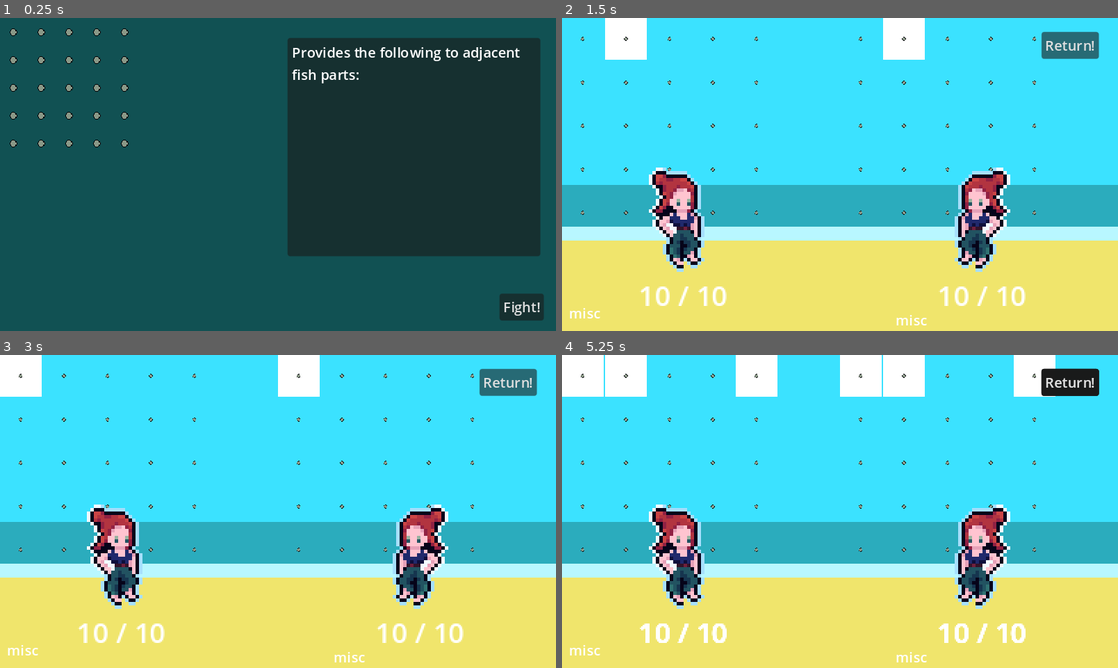
Above: before the commit, frames 1-4 (two rows, left to right).
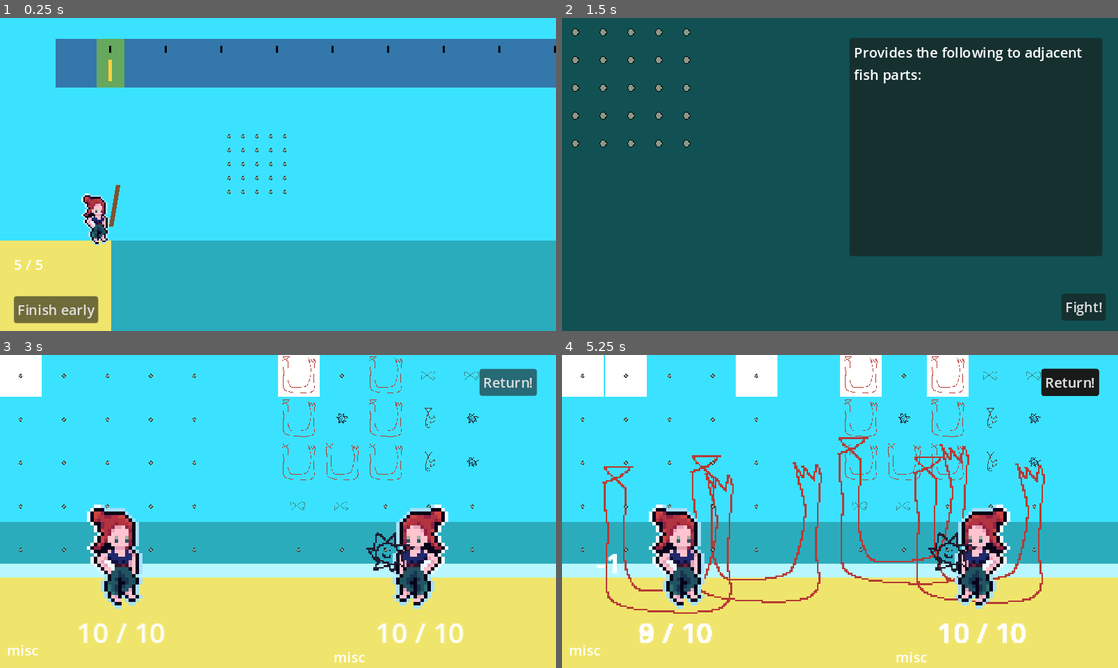
Above: after the commit, the same moments.

Repository: sandsq/fishfashionfight
Game: Godot game, scene res://fishing.tscn
Same seed, same stepped clock (60 frames per second), same inputs: the game is played once before the commit and once after it. Before the commit the project starts from res://inventory/inventory_container.tscn.
Inputs (mouse positions are in pixels of both pictures, inside the frame that each line leads up to):
- Up to frame 1 (0.25 s): no input
- Up to frame 2 (1.5 s): click (1084, 305) at 0.5 s, where only the run before the commit has a clickable "Fight!"; click (617, 309) at 1.25 s, where only the run after the commit has a clickable "Finish early"
- Up to frame 3 (3 s): click (505, 383) at 2 s, where only the run before the commit has a clickable "Return!"; click "Fight!" at 2.75 s
- Up to frame 4 (5.25 s): click "Fight!" at 3.5 s; tap Enter (ui_accept) at 4.25, 4.35, 4.52, 4.82 s; move the mouse to (962, 495) at 4.27 s; move the mouse to (728, 527) at 5.02 s; tap Space (attack) at 5.1 s

The runs differ from the first frame. In frame 1, 100% of the frame differs, in the area x 0-100%, y 0-100%; in frame 2, 100%; in frame 3, 0.9%; in frame 4, 7.4%.

Commit message:
Fix passing caught fish inventory to fashion inventory to battle inventory and fix enemy inventory not applying synergies. Specifically, in the current implementation, synergies are only activated when the inventory is displayed (doesn't have to actually visually appear, but each inventory slot has to be updated).

Diff:
--- a/character.gd
+++ b/character.gd
@@ -9,6 +9,7 @@
 @onready var character_stats = $CharacterStats
 @onready var weapon = $Weapon
 @onready var hp_label = $HPLabel
+@onready var damage_label = $DamageLabel
 
 func _ready():
 	if flipped:
@@ -48,15 +49,12 @@
 	var damage_taken = area.damage
 	character_stats.current_health -= damage_taken
 	#print("character %s got hurt by something entering its hurtbox" % self.name)
-	var damage_label = Label.new()
-	damage_label.text = "-%s" % damage_taken
-	damage_label.set_position(Vector2(32, 16))
-	add_child(damage_label)
+	damage_label.text = "-%s" % round(damage_taken)
 
 
 
 func _on_character_stats_health_changed(_new_health):
-	hp_label.text = "%s / %s" % [character_stats.current_health, character_stats.max_health]
+	hp_label.text = "%s / %s" % [round(character_stats.current_health), character_stats.max_health]
 
 
 func _on_character_stats_max_health_changed(_new_max_health):
--- a/character.tscn
+++ b/character.tscn
@@ -56,6 +56,12 @@
 offset_bottom = 87.0
 text = "10 / 10"
 
+[node name="DamageLabel" type="Label" parent="."]
+offset_left = -16.0
+offset_top = 24.0
+offset_right = 4.0
+offset_bottom = 47.0
+
 [connection signal="health_changed" from="CharacterStats" to="." method="_on_character_stats_health_changed"]
 [connection signal="max_health_changed" from="CharacterStats" to="." method="_on_character_stats_max_health_changed"]
 [connection signal="no_health" from="CharacterStats" to="." method="_on_character_stats_no_health"]
--- a/character_stats.gd
+++ b/character_stats.gd
@@ -14,6 +14,7 @@
 @export var attack_speed: float = 0.5 ## seconds between attacks5
 @export var fishing_accuracy: float = 0.05 ## with this margin for error when accurate timing
 @export var fishing_inaccuracy: float = 0.25 ## up to this far away when inaccurate timing
+@export var max_fish_allowed: int = 5
 
 
 @onready var current_health = max_health:
--- a/fishing.gd
+++ b/fishing.gd
@@ -2,6 +2,8 @@
 
 
 signal timing_round_finished
+signal remaining_fish_allowed_changed
+signal fishing_finished
 
 const timing_bar_size = Vector2(4, 25)
 const x_offset = 63 ## this is the center of the timing bar, consider it x=0
@@ -11,7 +13,7 @@
 const right_distance = fishing_bar_size.x - x_offset
 
 
-@export var timing_seconds = 2.0
+@export var timing_seconds = 1.0
 @export var fishing_rod: Line2D
 
 var InventoryContainer = preload("res://inventory/inventory_container.tscn")
@@ -32,12 +34,23 @@
 var UFish = preload("res://fish/u_fish.tscn")
 var available_fish = [[OneByOne], [OneByTwo, TwoByOne], [UFish]]
 var inventory = null
+var input_allowed = true
 
 @onready var fishing_bar = $FishingBar
 @onready var timing_bar = $FishingBar/TimingBar
 @onready var good_margin = $FishingBar/GoodMargin
 @onready var character = $Character
+@onready var max_fish_allowed = character.character_stats.max_fish_allowed
+@onready var remaining_fish_allowed = max_fish_allowed:
+	set(new_value):
+		remaining_fish_allowed = new_value
+		emit_signal("remaining_fish_allowed_changed")
+		if remaining_fish_allowed <= 0:
+			emit_signal("fishing_finished")
+@onready var info_label = $InfoLabel
 @onready var inventory_display = InventoryDisplay.instantiate()
+@onready var fish_remaining_label = $FishRemainingLabel
+
 
 func _ready():
 
@@ -45,26 +58,31 @@
 	inventory_display.global_position = Vector2(256, 128)
 	add_child(inventory_display)
 	inventory = inventory_display.inventory
-	inventory_display.inventory.fishes_changed.connect(
-			inventory_display._on_fishes_changed)
+	inventory.fishes_changed.connect(inventory_display._on_fishes_changed)
+	inventory.adding_failed.connect(_on_adding_failed)
 	rng.seed = hash("fff")
 	fishing_bar.size = fishing_bar_size
 	fishing_bar.global_position = fishing_bar_global_pos
 	timing_bar.size = timing_bar_size
 	good_margin.position = Vector2(x_offset - good_margin.size.x / 2.0, 0)
 	self.timing_round_finished.connect(roll_fish)
+	self.remaining_fish_allowed_changed.connect(_update_remaining_fish)
+	self.fishing_finished.connect(_process_fishing_finished)
 	character.weapon.visible = false
 	character.hp_label.visible = false
+	character.damage_label.visible = false
+	fish_remaining_label.text = "%s / %s" % [remaining_fish_allowed, max_fish_allowed]
 	reset_timing_state()
 
 func _process(_delta):
-	if Input.is_action_just_pressed("ui_accept"):
-		if timing_bar_can_be_started:
-			start_timing_bar()
-		elif timing_bar_is_moving_right:
-			reverse_timing_bar()
-		elif timing_bar_is_moving_left:
-			stop_timing_bar()
+	if input_allowed:
+		if Input.is_action_just_pressed("ui_accept"):
+			if timing_bar_can_be_started:
+				start_timing_bar()
+			elif timing_bar_is_moving_right:
+				reverse_timing_bar()
+			elif timing_bar_is_moving_left:
+				stop_timing_bar()
 
 
 func reset_timing_state():
@@ -164,9 +182,9 @@
 	emit_signal("timing_round_finished")
 
 func process_timing_bar_moving_left_finished():
-	timing_bar_ghost = timing_bar.duplicate()
-	timing_bar_ghost.modulate.a = 0.5
-	fishing_bar.add_child(timing_bar_ghost)
+	#timing_bar_ghost = timing_bar.duplicate()
+	#timing_bar_ghost.modulate.a = 0.5
+	#fishing_bar.add_child(timing_bar_ghost)
 	var a = _calculate_casting_position_from_accuracy(
 				0.0, 1.0)
 	var rolled_inaccuracy = a[0]
@@ -187,6 +205,7 @@
 	var final_points = PackedVector2Array([fishing_line_start, fishing_line_end])
 	var tween = create_tween()
 	tween.tween_property(fishing_line, "points", final_points, cast_duration)
+	input_allowed = false
 	tween.play()
 	await tween.finished
 	var fish_size_index = floor(((casting_position - fishing_bar_global_pos.x) / fishing_bar_size.x) * available_fish.size())
@@ -206,12 +225,32 @@
 	tween_line_back.play()
 	tween_fish_back.play()
 	await tween_fish_back.finished
+
 	fishing_line.remove_child(fish_sprite)
 
+	# technically should do this while reeling back so that computation
+	# time of fitting into inventory happens during the reel back
 	inventory.add_fish_to_inventory(chosen_fish, null, -1, -1)
 
 	reset_timing_state()
+	remaining_fish_allowed -= 1
+	input_allowed = true
 	timing_bar_can_be_started = true
+
+func proceed_to_fashion_scene():
+	var new_scene = InventoryContainer.instantiate()
+	print("inventory right before switching to fashion scene %s"
+			% [inventory])
+	get_tree().root.add_child(new_scene)
+	#new_scene.call_deferred("remove_child", new_scene.player_display)
+	new_scene.player_display.queue_free()
+	inventory_display.scale = Vector2(1.0, 1.0)
+	inventory_display.global_position = Vector2.ZERO
+	remove_child(inventory_display)
+	new_scene.add_child(inventory_display)
+	new_scene.player_display = inventory_display
+
+	self.visible = false
 
 
 func _calculate_casting_position_from_accuracy(lower_bound, upper_bound):
@@ -219,3 +258,19 @@
 	var new_position = fishing_bar_global_pos.x + clamp(timing_bar_ghost.position.x * rolled_accuracy,
 			x_offset, fishing_bar.size.x)
 	return [rolled_accuracy, new_position]
+
+func _on_adding_failed():
+	print("adding failed message?")
+	info_label.text = "couldn't add fish to inventory due to space"
+	await get_tree().create_timer(2.0).timeout
+	info_label.text = ""
+
+func _update_remaining_fish():
+	fish_remaining_label.text = "%s / %s" % [remaining_fish_allowed, max_fish_allowed]
+
+func _process_fishing_finished():
+	proceed_to_fashion_scene()
+
+
+func _on_finish_fishing_button_pressed():
+	proceed_to_fashion_scene()
--- a/fishing.tscn
+++ b/fishing.tscn
@@ -123,3 +123,25 @@
 custom_minimum_size = Vector2(2, 8)
 layout_mode = 2
 color = Color(0, 0, 0, 1)
+
+[node name="InfoLabel" type="Label" parent="."]
+offset_left = 112.0
+offset_top = 88.0
+offset_right = 152.0
+offset_bottom = 111.0
+
+[node name="FishRemainingLabel" type="Label" parent="."]
+offset_left = 16.0
+offset_top = 272.0
+offset_right = 56.0
+offset_bottom = 295.0
+text = "5 / 5"
+
+[node name="FinishFishingButton" type="Button" parent="."]
+offset_left = 16.0
+offset_top = 320.0
+offset_right = 24.0
+offset_bottom = 328.0
+text = "Finish early"
+
+[connection signal="pressed" from="FinishFishingButton" to="." method="_on_finish_fishing_button_pressed"]
--- a/global_utils.gd
+++ b/global_utils.gd
@@ -29,7 +29,7 @@
 
 
 func _ready():
-	if get_tree().current_scene.scene_file_path == "res://battle.tscn" || get_tree().current_scene.scene_file_path == "res://fishing.tscn":
+	if get_tree().current_scene.scene_file_path == "res://battle.tscn" || get_tree().current_scene.scene_file_path == "res://fishing.tscn" || get_tree().current_scene.scene_file_path == "res://inventory/inventory_container.tscn":
 		return
 	if get_tree().current_scene.scene_file_path != ProjectSettings.get_setting("application/run/main_scene"):
 		get_viewport().global_canvas_transform = get_viewport().global_canvas_transform.translated(Vector2(150, 200))
--- a/inventory/inventory.gd
+++ b/inventory/inventory.gd
@@ -1,6 +1,7 @@
 extends Node2D
 
 signal fishes_changed(indexes) ## array of positions that changed
+signal adding_failed
 
 @export var inventory_fish_parts: Array = [
 	null, null, null, null, null,
@@ -30,14 +31,17 @@
 		var new_abs_inds: Array[int] = []
 		for rel_ind in relative_indexes:
 			var index_to_try = starting_index_to_try + rel_ind
+			if index_to_try >= inventory_fish_parts.size():
+				can_place = false
+				break
 			new_abs_inds.append(index_to_try)
-			print("starting at index %s, trying that + %s, ie %s, inventory contains %s there"
-					% [starting_index_to_try, rel_ind, index_to_try, inventory_fish_parts[index_to_try]])
+			#print("starting at index %s, trying that + %s, ie %s, inventory contains %s there"
+					#% [starting_index_to_try, rel_ind, index_to_try, inventory_fish_parts[index_to_try]])
 			if inventory_fish_parts[index_to_try] != null:
 				can_place = false
 				break
 		if can_place == true:
-			print("\tcan place that fish")
+			#print("\tcan place that fish")
 			# if we make it here, then all positions are valid,
 			# so we don't need to look anymore
 			fish_to_add.set_absolute_arrangement_indexes(new_abs_inds)
@@ -55,6 +59,7 @@
 
 	if not fish_placed:
 		print("couldn't find place for fish")
+		emit_signal("adding_failed")
 		return
 
 
@@ -108,6 +113,7 @@
 	var testsynergy4 = Synergy.instantiate()
 	testsynergy4.synergy_data = {"damage_boost": 2.0}
 	testpart.set_adjacent_synergy_to_provide(testsynergy4, 2)
+	print("add_to_inventory adding some synergies")
 	var testsynergy42 = Synergy.instantiate()
 	testsynergy42.synergy_data = {"damage_boost": 3.0}
 	testpart.set_adjacent_synergy_to_provide(testsynergy42, 0)
--- a/inventory/inventory_container.gd
+++ b/inventory/inventory_container.gd
@@ -22,7 +22,8 @@
 	var enemy_display = InventoryDisplay.instantiate()
 	enemy_display.global_position = Vector2(-4000, -4000)
 	add_child(enemy_display)
-	#enemy_display.inventory.add_to_inventory()
+	enemy_display.inventory.add_to_inventory()
+	enemy_display.update_inventory_display()
 
 	new_scene.enemy_fish_parts = enemy_display.inventory.get_fish_parts()
 
--- a/inventory/inventory_slot_display.gd
+++ b/inventory/inventory_slot_display.gd
@@ -68,7 +68,6 @@
 		associated_fish_part = fish_part
 		synergy_detector_shape.disabled = false
 		for i in associated_fish_part.adjacent_synergies_to_provide.size():
-			#print("shader edges %s, for %s" % [shader_edges, get_index()])
 			var synergy_to_provide = \
 						associated_fish_part.adjacent_synergies_to_provide[i]
 			#print("synergy to provide %s, index %s" % [synergy_to_provide, i])
@@ -80,16 +79,16 @@
 				synergy.attached_to = self
 				var synergy_collision_shape = CollisionShape2D.new()
 				var synergy_shape = RectangleShape2D.new()
-				#print("synergy %s, synergy shape %s, data"
-						#% [synergy, synergy_shape, synergy.synergy_data])
+				print("synergy %s, synergy shape %s, data %s"
+						% [synergy, synergy_shape, synergy.synergy_data])
 				var center = Vector2(GS.GRID_SIZE / 2.0, GS.GRID_SIZE / 2.0)
 				var offset = 12
 				var horz_shape = Vector2(16, 12)
 				var vert_shape = Vector2(12, 16)
 				var texture_region = fish_part_texture_rect.texture.region
 				var inactive_colors: Array[Plane] = [GS.inactive_synergy_color, GS.inactive_synergy_color, GS.inactive_synergy_color, GS.inactive_synergy_color]
-				print("atlas region, for use in shader, pos %s, size %s"
-						% [texture_region.position, texture_region.size])
+				#print("atlas region, for use in shader, pos %s, size %s"
+						#% [texture_region.position, texture_region.size])
 				var single_edge_info = Plane() # if a move happened that only activates one synergy, only show that synergy
 				if i == 0:
 					synergy_shape.size = horz_shape
--- a/project.godot
+++ b/project.godot
@@ -11,7 +11,7 @@
 [application]
 
 config/name="fishfashionfight"
-run/main_scene="res://inventory/inventory_container.tscn"
+run/main_scene="res://fishing.tscn"
 config/features=PackedStringArray("4.2", "Mobile")
 config/icon="res://icon.svg"
 
